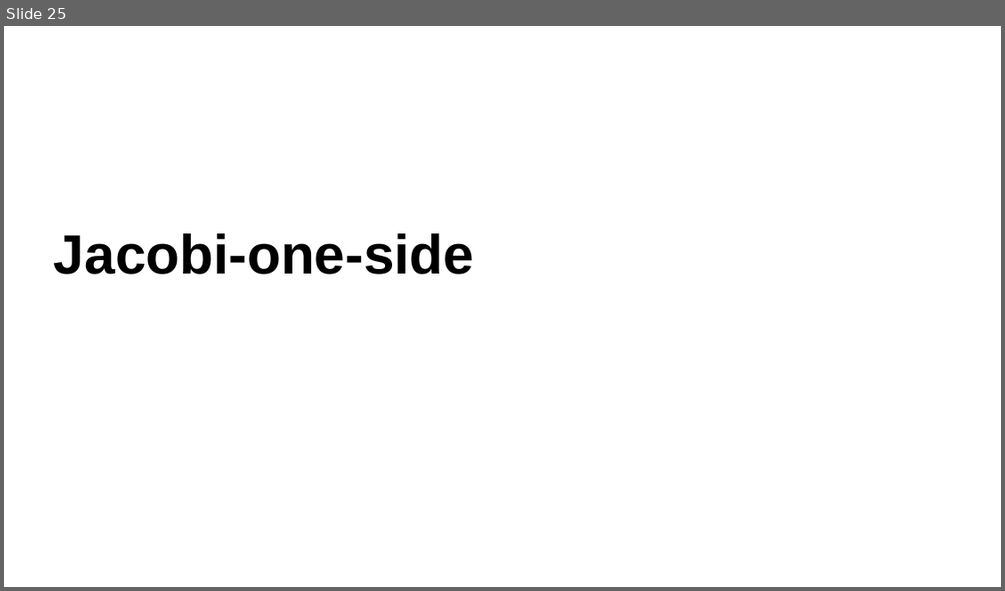
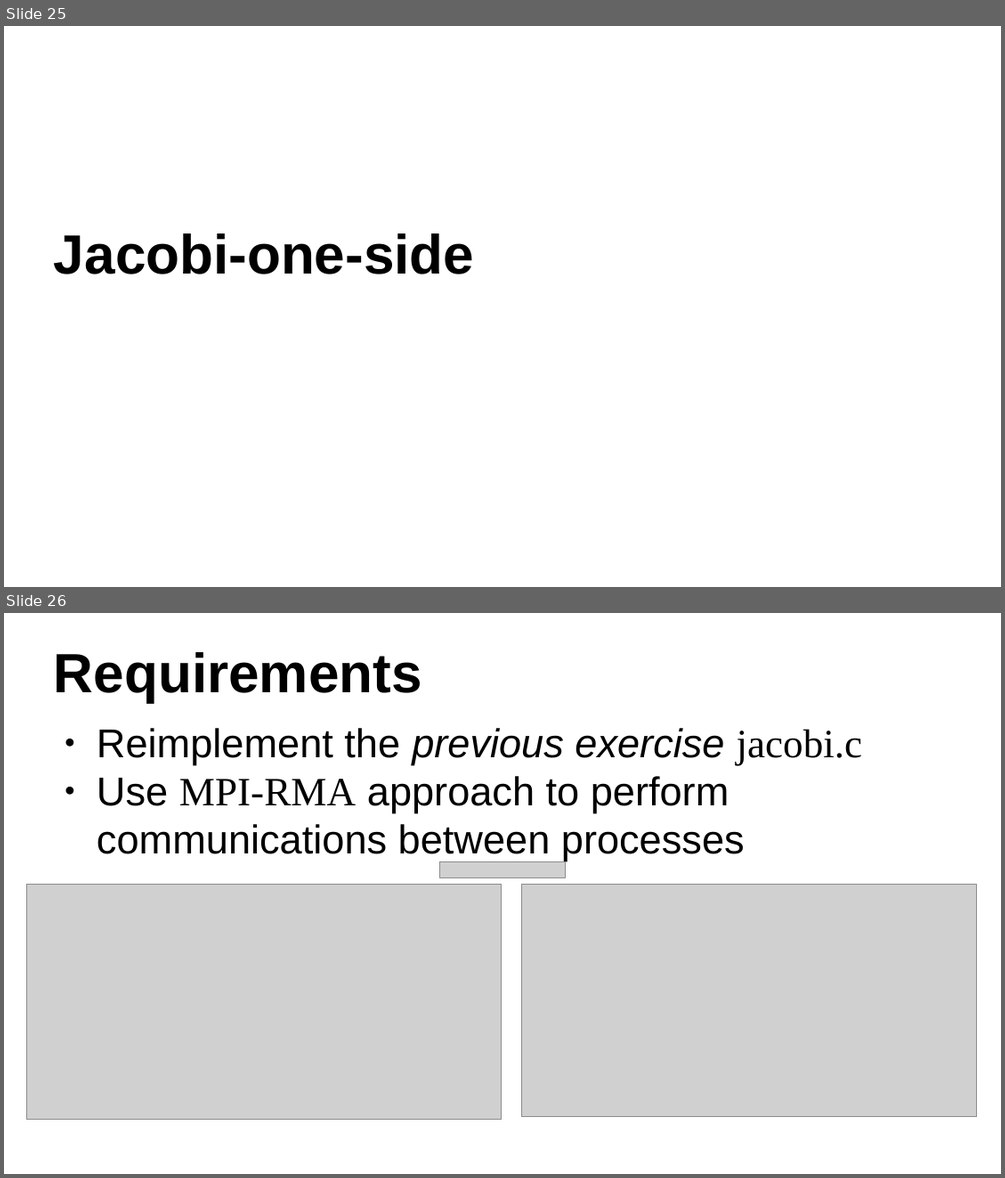
Before and after one commit to IsacPasianotto/Parallel-Programming-HPC, a slide deck: presentation.odp. Shown one above the other, each under a label of ours: slide 25 before the commit, slides 25 and 26 after it. The pictures are 1005x591 and 1005x1178 pixels, drawn with LibreOffice and Linux fonts; fonts in the diff are those of the drawing; grey boxes stand for pictures. Boxes give left, top, right and bottom in pixels: in the first picture for what was removed or moved away, otherwise in the second. Text is boxed around its words. In the diff, an @@ line names an element or a change of style, - is before the commit and + after.

```diff
--- a/presentation.odp
+++ b/presentation.odp
@@ slide 26 added at (x1=4, y1=613, x2=1001, y2=1174), background #FFFFFF @@
@@ title added at (x1=54, y1=652, x2=422, y2=702), 44 pt, text #000000, bold @@
+Requirements
@@ text added at (x1=97, y1=728, x2=863, y2=861), 32 pt, text #000000 @@
+● Reimplement the previous exercise jacobi.c
+● Use MPI-RMA approach to perform communications between processes
@@ picture added at (x1=440, y1=861, x2=566, y2=879) @@
@@ picture added at (x1=26, y1=884, x2=502, y2=1119) @@
@@ picture added at (x1=521, y1=884, x2=977, y2=1117) @@
```
Also in this commit, not shown: 1 slide changed, 7 other slides added, 2 other files.
